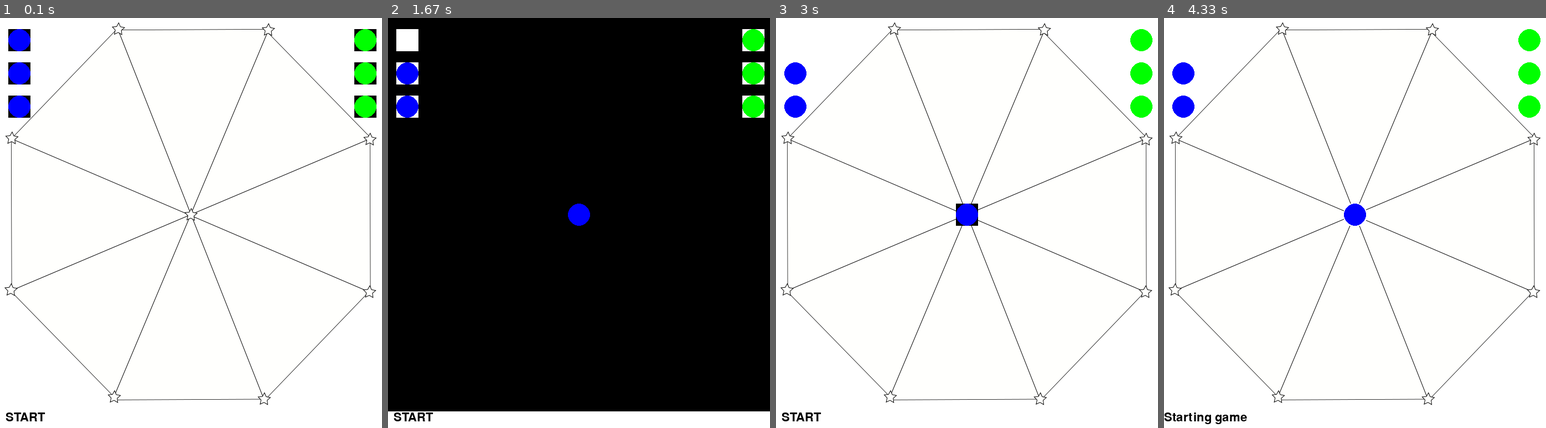
Above: before the commit, frames 1-4 (left to right).
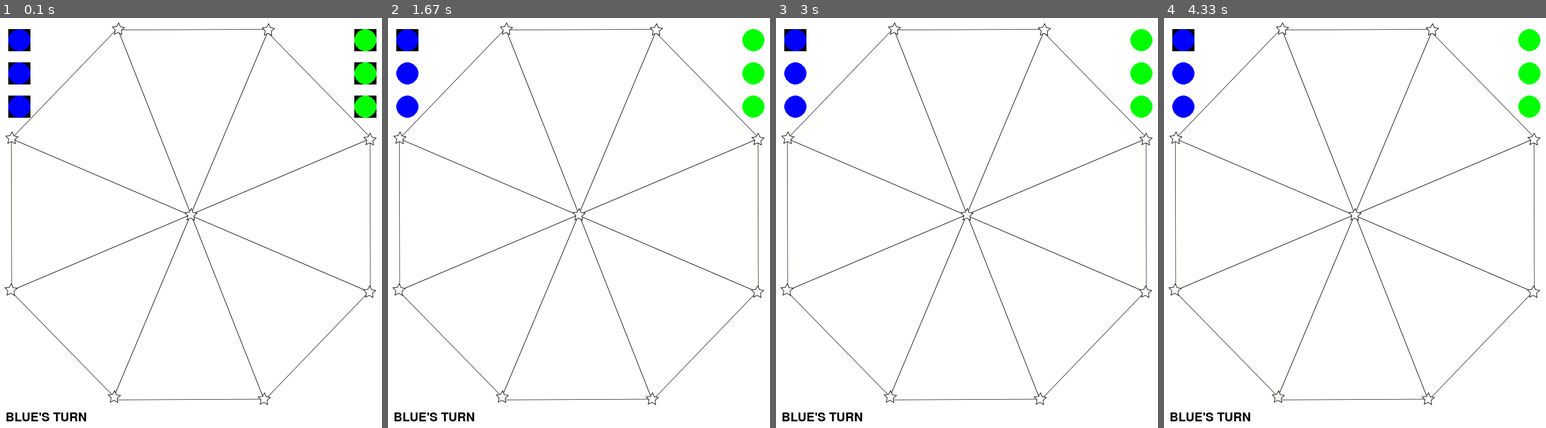
Above: after the commit, the same moments.

Repository: sydneyweidman/pygametest
Game: pygame game, started from game.py
Two runs of this game, one before a commit and one after it. Both use one fixed random seed, a clock stepped at 60 frames per second and the inputs below. The source is Python 2; it was converted automatically to run under Python 3.
Inputs (mouse positions are in pixels of both pictures, inside the frame that each line leads up to):
- Up to frame 1 (0.1 s): no input
- Up to frame 2 (1.67 s): tap S at 0.33 s; click (437, 198) at 0.8 s; tap R at 1.07 s; tap 0 at 1.47 s
- Up to frame 3 (3 s): hold N 1.87-2.4 s; hold P 2.43-2.97 s
- Up to frame 4 (4.33 s): tap Esc at 3 s; click (1324, 210) at 3.53 s; hold S from 3.8 s (still down)

The runs differ from the first frame. In frame 1, 0.3% of the frame differs, in the area x 1-23%, y 96-99%; in frame 2, 95%, in the area x 0-100%, y 0-99%; in frame 3, 0.9%; in frame 4, 0.9%.

Commit message:
Fixed rules so that tokens must all be moved out of home before they can be moved on the board.

Diff:
--- a/game.py
+++ b/game.py
@@ -1,17 +1,18 @@
+import time
 import optparse
 import sys
 import pygame
 from pygame.locals import QUIT, KEYDOWN, MOUSEBUTTONDOWN
-from pygame.locals import K_n, K_q, K_r, K_s, K_p, K_ESCAPE
+from pygame.locals import K_n, K_q, K_r, K_p
 from pygame.locals import K_0, K_1, K_2, K_3, K_4, K_5, K_6, K_7, K_8
-from mapdata import stars, ring, tokens, BLUE, GREEN, BLACK, WHITE, COLOR_VALUE, STATE
+from mapdata import stars, ring, tokens, winners, BLUE, GREEN, BLACK, WHITE, COLOR_VALUE, STATE
 
 parser = optparse.OptionParser()
 
 H = 800
 W = 690
 H_BGND = 710
-H_MSG = 90
+H_MSG = 9
 
 TOKEN_SIZE = 40
 SLOT_SIZE = 20
@@ -61,9 +62,23 @@
         self.screen = screen
         self.pos = pos
         self.color = color
-        self.selected = False
+        self.selectable = False
+        self._selected = False
         self.rect = pygame.draw.circle(self.screen, self.color, self.pos, self.radius, 0)
         self.screen.blit(self.image, self.rect)
+
+    @property
+    def selected(self):
+        return self._selected
+
+    @selected.setter
+    def selected(self, value):
+        if type(value) == bool:
+            self._selected = value
+        else:
+            raise ValueError("The selected property must be True or False")
+        if self.selectable and value == True:
+            self._selected = True
 
     def _draw(self):
         if self.selected:
@@ -84,6 +99,42 @@
         self.pos = to_slot
         self.rect = to_slot
 
+
+class MessageArea(pygame.Surface):
+
+    def __init__(self, top, left, height, width, initial_text=None, margin=10,
+                 duration=5, fg_color=BLACK, bg_color=WHITE, font_size=FONT_SIZE,
+                 font=None):
+        self.height = height
+        self.top = top
+        self.left = left
+        self.width = width
+        self.bg_color = bg_color
+        self.fg_color = fg_color
+        self.font_size = font_size
+        self.initial_text = initial_text
+        self.margin = margin
+        self.duration = duration
+        self.font = font
+        super(MessageArea, self).__init__((self.width, self.height))
+        self._setup_messagebar()
+
+    def _setup_messagebar(self):
+        self.fill(self.bg_color)
+        self.msgsrc = pygame.font.SysFont(self.font, self.font_size)
+        self.surf = self.msgsrc.render(self.initial_text, True, self.fg_color)
+        self.blit(self.surf, (self.margin, self.left))
+
+    def display(self, text):
+        print text
+        self.fill(self.bg_color)
+        self.surf = self.msgsrc.render(text, True, self.fg_color)
+        self.blit(self.surf, (self.margin, self.left))
+
+    def clear(self):
+        self.surf.fill(self.bg_color)
+        self.fill(self.bg_color)
+        self.blit(self.surf, (self.margin, self.left))
 
 class Game(object):
     """A game board
@@ -96,55 +147,86 @@
         self.background = pygame.image.load('images/board.png').convert()
         self.tokens = {}
         self.board = Board()
-        self.state = STATE['start']
-        self._setup_messagebar()
+        self.state = STATE['blue_select']
+        self.messages = MessageArea(H_BGND, 0, 90, W, "BLUE'S TURN")
+        self.msg = self.messages.display
+        self.screen.blit(self.messages, (0, self.messages.top))
+        pygame.display.flip()
         self.tokens = pygame.sprite.LayeredUpdates()
+        self.current_color = BLUE
         self._setup_tokens()
         self.active_token = self.tokens.get_sprite(0)
         self.current_slot = self.board.slots[0]
-        self.current_color = BLUE
         self.active_token.selected = True
-
-    def _setup_messagebar(self):
-        self.msgsrc = pygame.font.SysFont(None, FONT_SIZE)
-        self.msgdest = pygame.Surface((W, H_MSG))
-        self.msgdest.fill(WHITE)
-        self.surf = self.msgsrc.render("START", True, BLACK)
-        self.msgdest.blit(self.surf, (10, 0))
-        self.screen.blit(self.msgdest, (0, H_BGND))
 
     def _setup_tokens(self):
         # set up tokens
         for t in tokens:
             token = Token(self.screen, COLOR_VALUE[t[0]], t[1])
+            if token.color == self.current_color:
+                token.selectable = True
+            else:
+                token.selectable = False
             self.tokens.add(token)
 
-    def msg(self, text):
-        print text
-        self.msgdest.fill(WHITE)
-        s = self.msgsrc.render(text, True, BLACK)
-        self.msgdest.blit(s, (0, 0))
-        self.screen.blit(self.msgdest, (0, H_BGND))
-        pygame.display.flip()
-
-    def token_select(self, token):
+    def homes_empty(self):
+        for t in self.tokens:
+            if t.pos in [i[1] for i in tokens]:
+                return False
+        return True
+
+    def select_token(self, token):
         """Put token in the selected state"""
-        token.selected = True
-
-    def token_move(self, token, to_slot):
-        """Move token to to_slot"""
-        token.move(to_slot)
-
+        if (self.state == STATE['blue_select'] and token.color == BLUE) or \
+            (self.state == STATE['green_select'] and token.color == GREEN):
+            token.selected = True
+            self.active_token = token
+        else:
+            self.msg("Wrong token. Try again")
+
+    def check_win(self):
+        "Check for a winner. Returns current color if winner is found or None"
+        green = [t.pos for t in self.tokens if t.color == GREEN]
+        blue = [t.pos for t in self.tokens if t.color == BLUE]
+        for trio in winners:
+            if set(trio) == set(green):
+                return "GREEN"
+            elif set(trio) == set(blue):
+                return "BLUE"
+        return None
+
+    def switch_turn(self):
+        winner = self.check_win()
+        if winner:
+            self.msg("%s WINS!" % (winner,))
+            return
+        if self.current_color == BLUE:
+            self.current_color = GREEN
+            c = 'GREEN'
+            self.state = STATE['green_select']
+        else:
+            c = 'BLUE'
+            self.current_color = BLUE
+            self.state = STATE['blue_select']
+        for token in self.tokens:
+            token.selected = False
+            self.active_token = None
+            if token.color == self.current_color:
+                self.selectable = True
+            else:
+                self.selectable = False
+        self.msg("%s'S TURN" % (c,))
+
+    # noinspection PyUnreachableCode
     def on_key_down(self, event):
         """Handle keyboard events"""
         if event.key == K_r:
             self.msg("Restarting")
             self.__init__()
-
-        if event.key == K_s:
-            self.msg("Starting game")
-            return
+            self.screen.blit(self.background, (0,0))
         if event.key in NUMKEYS:
+            print "Not implemented"
+            return
             to_slot = self.board.slots[NUMKEYS.index(event.key)]
             tlist = [i for i in self.tokens.sprites() if i.color == self.current_color]
             if to_slot.collidelist(tlist) != -1:
@@ -152,8 +234,11 @@
                 return
             self.active_token.move((to_slot.x, to_slot.y))
             self.active_token.draw()
+            self.switch_turn()
             return
         if event.key == K_n:
+            print "Not implemented"
+            return
             if self.current_slot.nextslot.token:
                 self.msg("That space is occupied")
                 return
@@ -163,6 +248,8 @@
             self.active_token.draw()
             return
         if event.key == K_p:
+            print "Not implemented"
+            return
             if self.current_slot.prevslot.token:
                 self.msg("That space is occupied")
                 return
@@ -171,42 +258,46 @@
             self.active_token.move((self.current_slot.x, self.current_slot.y))
             self.active_token.draw()
             return
-        if event.key == K_ESCAPE:
-            self.active_token.selected = False
         if event.key == K_q:
             self.on_quit()
 
     def on_mousebutton_down(self, event):
         """Handle mouse events"""
         print "Click: %s" % (event.pos,)
+        # MOVE TOKEN
         # if a token has been selected previously, move it to the destination of the click
         # as long as the spot is not occupied
         hits = self.tokens.get_sprites_at(event.pos)
+        if len(hits) == 1 and self.active_token is None:
+            if not self.homes_empty() and hits[0].rect.collidelist(self.board.slots) != -1:
+                self.msg("You must move all of your tokens out of home first")
+                return
+            self.select_token(hits[0])
+            return
+        # SELECT TOKEN
+        if self.active_token is None:
+            self.msg("Please select a token")
+            return
         if self.active_token.selected:
             if len(hits) == 1:
+                # if we have clicked on the active token
                 if hits[0] is self.active_token:
-                    self.msg("To deselect a token, press the ESCAPE key")
                     return
                 else:
                     self.msg("That space is occupied")
                     return
             elif len(hits) == 0:
+                # a token is selected and the player must choose a destination
                 s = pygame.Rect((event.pos[0], event.pos[1], 20, 20))
                 hit = s.collidelist(self.board.slots)
                 if hit != -1:
                     self.active_token.selected = False
                     self.active_token.move((self.board.slots[hit].x, self.board.slots[hit].y))
-                    if self.current_color == BLUE:
-                        self.current_color = GREEN
-                    else:
-                        self.current_color = BLUE
-        else:
-            if len(hits) == 1:
-                self.active_token = hits[0]
-                self.active_token.selected = True
+                    self.switch_turn()
         return
 
     def on_quit(self):
+        pygame.quit()
         sys.exit()
 
 
@@ -232,6 +323,7 @@
         game.tokens.clear(game.screen, game.background)
         game.tokens.draw(game.screen)
         game.tokens.update()
+        game.screen.blit(game.messages, (0, game.messages.top))
         pygame.display.flip()
         pygame.time.delay(100)
 
--- a/mapdata.py
+++ b/mapdata.py
@@ -1,9 +1,10 @@
 import pygame
 
-STATE = {'start':  0,
-         'setup':  1,
-         'battle': 2,
-         'end':    3,
+STATE = {
+         'blue_select': 1,
+         'blue_move': 2,
+         'green_select': 3,
+         'green_move': 4,
          }
 
 GREEN = pygame.color.THECOLORS['green']
@@ -33,6 +34,12 @@
     'eight':  ( 18, 491),
 }
 
+winners = [(stars['one'], stars['center'], stars['five']),
+           (stars['two'], stars['center'], stars['six']),
+           (stars['three'], stars['center'], stars['seven']),
+           (stars['four'], stars['center'], stars['eight']),
+           ]
+
 ring = 'one two three four five six seven eight'.split()
 
 ring_pos =[(20, 217),
